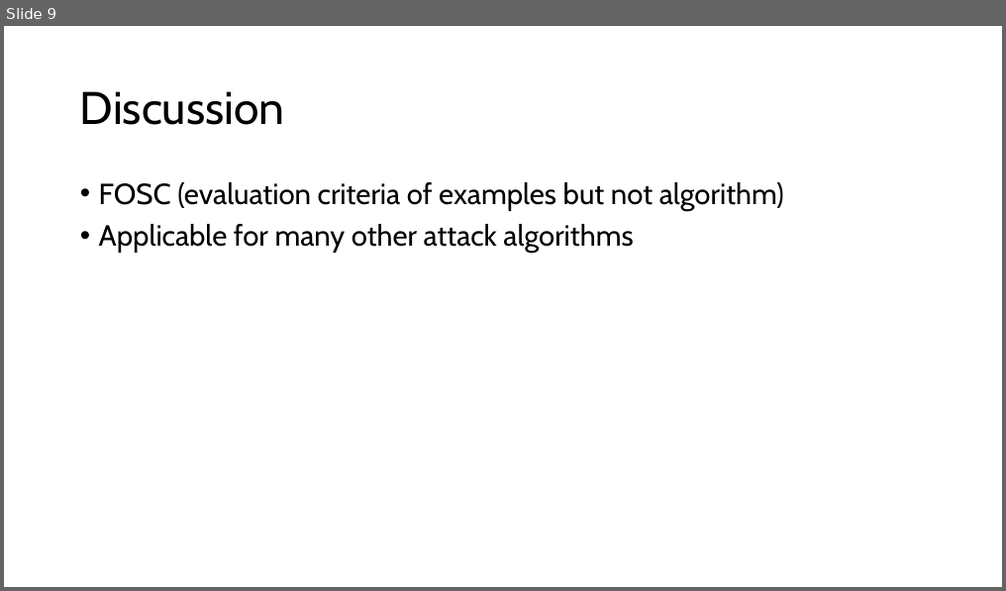
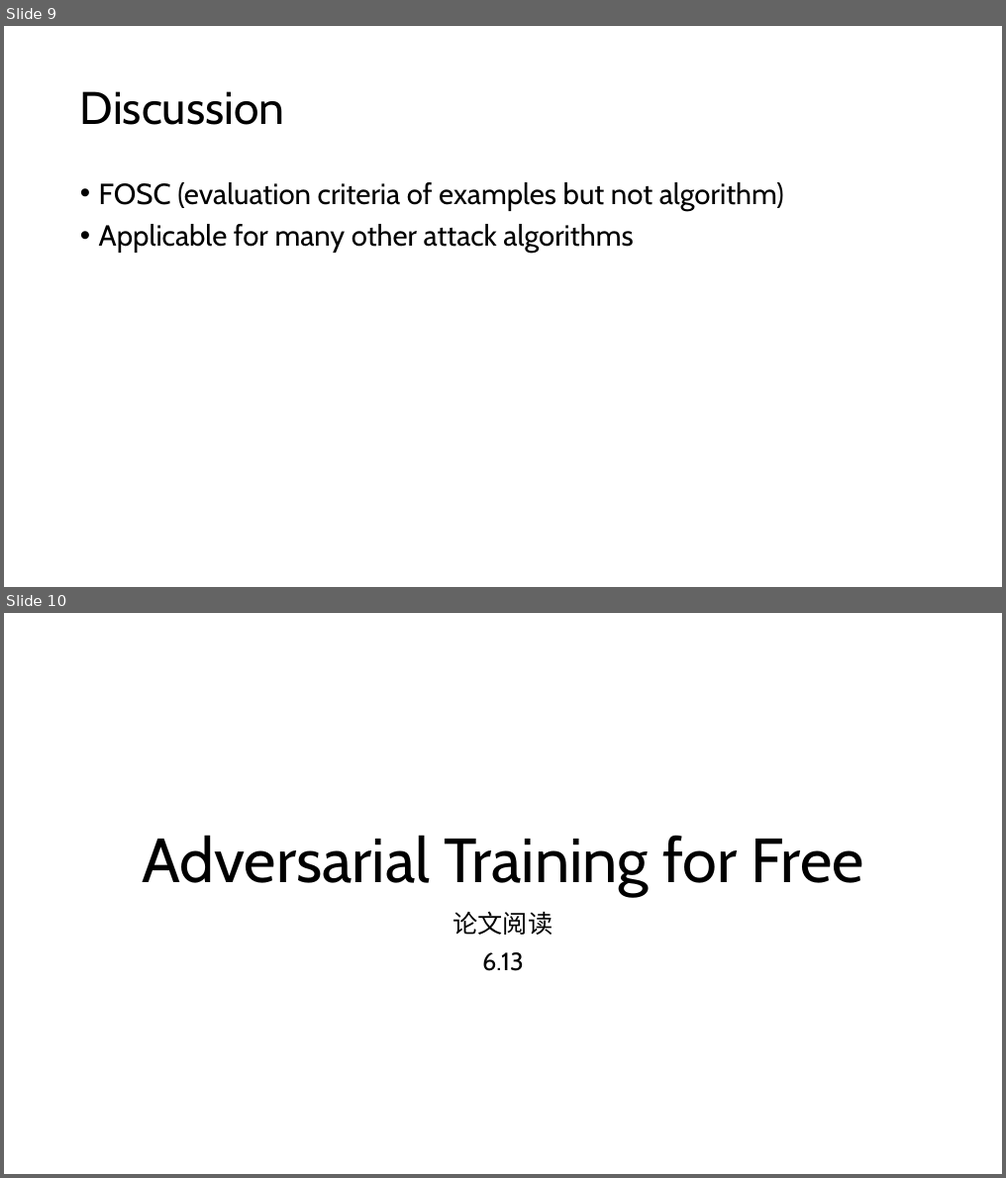
Before and after one commit to Ivan087/PG_Ad_train, a slide deck: meeting/6.6.pptx. Shown one above the other, each under a label of ours: slide 9 before the commit, slides 9 and 10 after it. The pictures are 1006x591 and 1006x1178 pixels, drawn with LibreOffice and Linux fonts; fonts in the diff are those of the drawing. Boxes give left, top, right and bottom in pixels: in the first picture for what was removed or moved away, otherwise in the second. Text is boxed around its words. In the diff, an @@ line names an element or a change of style, - is before the commit and + after.

```diff
--- a/meeting/6.6.pptx
+++ b/meeting/6.6.pptx
@@ slide 10 added at <box>4,613,1002,1174</box>, background #FFFFFF @@
@@ title added at <box>142,835,864,897</box>, 60 pt, text #000000 @@
+Adversarial Training for Free
@@ subtitle added at <box>453,911,553,971</box>, 24 pt, text #000000 @@
+论文阅读
+6.13
```
Also in this commit, not shown: 3 other slides added, 1 other file.
